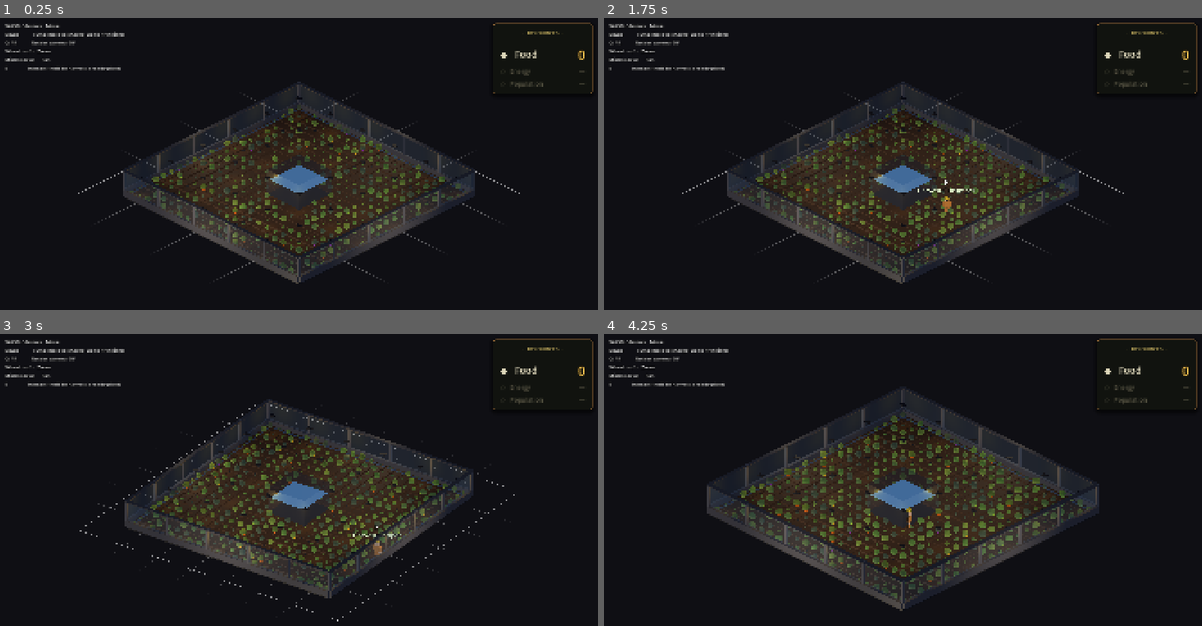
Above: before the commit, frames 1-4 (two rows, left to right).
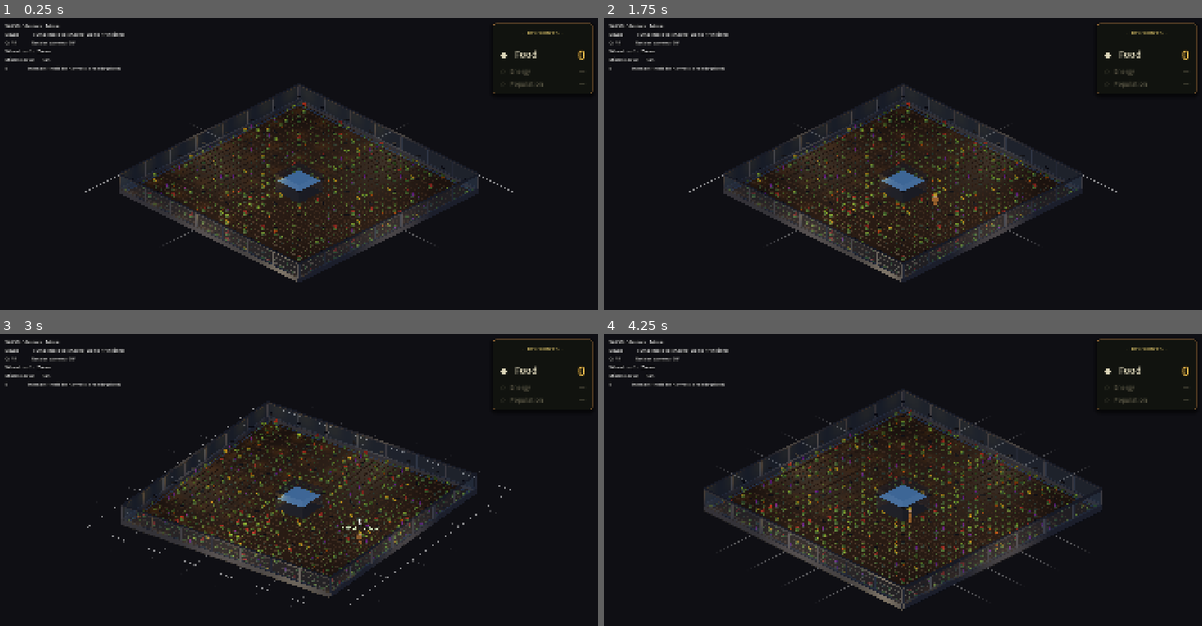
Above: after the commit, the same moments.

Repository: jaredclarkgay/space-tower-iso
Game: Godot game, scene res://scenes/iso_prototype/iso_prototype.tscn
Two runs of this game, one before a commit and one after it. Both use one fixed random seed, a clock stepped at 60 frames per second and the inputs below.
Inputs (mouse positions are in pixels of both pictures, inside the frame that each line leads up to):
- Up to frame 1 (0.25 s): no input
- Up to frame 2 (1.75 s): move the mouse to (1034, 166) at 0.52 s; hold D (move_right) 0.53-1.28 s; hold E (interact) 0.53-1.28 s; tap Space (jump) at 0.77, 1.52 s; tap Enter at 1.25 s; move the mouse to (783, 201) at 1.27 s; hold S (move_down) from 1.28 s (still down); tap Middle mouse button (camera_pan) at 1.35 s; tap E (interact) at 1.55 s
- Up to frame 3 (3 s): move the mouse to (358, 427) at 2.02 s; release S (move_down) at 2.03 s; hold D (move_right) 2.03-2.78 s; hold Q (camera_rotate_left) 2.03-2.78 s; tap E (interact) at 2.3 s; move the mouse to (269, 567) at 2.77 s; hold W (move_up) from 2.78 s (still down); tap R (camera_rotate_right) at 2.85 s
- Up to frame 4 (4.25 s): tap Space (jump) at 3.02, 3.5, 3.77 s; tap E (interact) at 3.05, 3.8 s; move the mouse to (1082, 550) at 3.52 s; release W (move_up) at 3.53 s; hold A (move_left) from 3.53 s (still down); hold Mouse wheel up (camera_zoom_in) from 3.53 s (still down)

The runs differ from the first frame. In frame 1, 8.2% of the frame differs, in the area x 13-87%, y 21-92%; in frame 2, 8.5%; in frame 3, 9.5%; in frame 4, 11%, in the area x 16-84%, y 18-95%.

Commit message:
fix(iso): tween crash, name as Cody GX-5, fruits visible, grid 30×30
Five operator notes.

1. Crash on robot arrival: Tween targeted "modulate:a" on a
   MeshInstance3D, but `modulate` is CanvasItem (2D) only — 3D meshes
   don't have it. Now fade via the StandardMaterial3D's albedo alpha
   and emission energy directly (parallel tweens; chained queue_free
   afterward).

2. Robot renamed Roomba → Cody GX-5 throughout: arrival banner title
   ("CODY GX-5"), interaction prompt ("Activate Cody"), and source
   docstring.

3. Robot harvest 3× faster. ROBOT_HARVEST_DURATION 2.5 → 0.83 s. Cody
   now polishes off plants at the cadence the operator wanted.

4. Player harvest gets a real beat. HARVEST_DURATION was 0.05 s — the
   bar barely flashed before the harvest completed. Bumped to 0.25 s
   so the bar visibly fills, then the +1 floater fires.

5. Fruits were buried inside the foliage sphere — colored vegetables
   weren't actually visible, only green. Two-part fix:
   - Stage-5 foliage shrunk: radius 0.28 → 0.20 (full radii series
     0.04, 0.08, 0.12, 0.16, 0.20).
   - Fruit positions raised so they sit ABOVE/OUTSIDE the foliage:
     tomatoes cluster on top at y=0.62-0.70, peppers stick up to y=0.55
     centre (top ~0.68), eggplant body centre y=0.62 with cap at 0.84,
     pumpkin sits offset to the side at (x+0.30, z+0.22) outside the
     foliage's horizontal extent, cucumbers stick up at y=0.55.

6. Floor grid 22×22 → 30×30. Operator: "expand by 2 pane-units; one
   unit = distance between window panes". With 6 panes per side a
   pane-unit was ~3.67 m, so +2 ≈ +7.3 m → +8 plots/side ≈ 30. Camera
   ortho default 30 → 40, max 36 → 50, min 6 → 8 to fit. Plot count
   ~884 (was ~468). Elevator stays 4×4 centred via the existing
   formula. Crossbars / extension grid auto-rebalance from
   FLOOR_3D_SIZE.

Verified: `godot --headless --quit-after 200` exits 0, no errors.

Co-Authored-By: Claude Opus 4.7 (1M context) <noreply@anthropic.com>

Diff:
--- a/autoloads/constants.gd
+++ b/autoloads/constants.gd
@@ -26,7 +26,7 @@
 # BLOCK_WIDTH/FLOOR_HEIGHT (above, 2D pixel values) are kept for sibling
 # parity but unused in the iso scene; iso geometry uses the GARDEN_* and
 # FLOOR_3D_* constants below.
-const GARDEN_GRID_SIZE := 22             # plots per side (operator: +2 on each axis)
+const GARDEN_GRID_SIZE := 30             # plots per side; operator: +2 pane-units → +8 plots/side
 const GARDEN_PLOT_SIZE := 1.0            # metres per plot
 const ELEVATOR_RADIUS := 2               # plot cells from grid center on each axis
 const FLOOR_3D_SIZE := float(GARDEN_GRID_SIZE) * GARDEN_PLOT_SIZE    # 20 m
@@ -48,9 +48,9 @@
 const CAMERA_YAW_DEG_INITIAL := 45.0    # Y rotation default
 const CAMERA_ROTATE_DURATION := 0.2     # seconds per 90° snap
 const CAMERA_DISTANCE := 20.0           # camera→pivot distance along its local frame
-const CAMERA_ORTHO_SIZE_DEFAULT := 30.0 # initial size (smaller = zoomed in); fits 22×22 floor
-const CAMERA_ORTHO_SIZE_MIN := 6.0
-const CAMERA_ORTHO_SIZE_MAX := 36.0
+const CAMERA_ORTHO_SIZE_DEFAULT := 40.0 # initial size (smaller = zoomed in); fits 30×30 floor
+const CAMERA_ORTHO_SIZE_MIN := 8.0
+const CAMERA_ORTHO_SIZE_MAX := 50.0
 const CAMERA_ZOOM_FACTOR := 0.9         # mouse wheel multiplier per tick
 
 # --- Player movement (3D) ---
@@ -73,7 +73,7 @@
 const GROWTH_TOTAL_DURATION := 30.0
 const GROWTH_STAGE_DURATION := GROWTH_TOTAL_DURATION / float(GROWTH_STAGE_COUNT)
 const POST_HARVEST_DURATION := 10.0
-const HARVEST_DURATION := 0.05            # was 0.5 — operator wanted 90% faster (near-instant)
+const HARVEST_DURATION := 0.25            # quick but the bar visibly plays — a real beat
 const HARVEST_RADIUS := 1.2
 const HARVEST_KNEEL_SCALE_Y := 0.55
 
@@ -122,7 +122,7 @@
 # plug in (override target plot, override pattern, etc.).
 const ROBOT_UNLOCK_THRESHOLD := 5         # food_count needed to unlock
 const ROBOT_SPEED := 2.0                  # m/s — slower than the player
-const ROBOT_HARVEST_DURATION := 2.5       # seconds at each plot
+const ROBOT_HARVEST_DURATION := 0.83      # seconds at each plot — operator: 3× faster (was 2.5)
 const ROBOT_CAPACITY := 10                # plots before pickup needed
 const ROBOT_INTERACT_RADIUS := 1.5        # m — player must be this close
 const ROBOT_REACH_DISTANCE := 0.7         # m — robot stops to harvest at this distance
--- a/scenes/iso_prototype/iso_floor.gd
+++ b/scenes/iso_prototype/iso_floor.gd
@@ -437,8 +437,10 @@
 
 
 func _stage_to_plant_radius(stage: int) -> float:
-	# Stages 1..5 → progressively larger foliage.
-	var radii := [0.05, 0.11, 0.17, 0.23, 0.28]
+	# Stages 1..5 → progressively larger foliage. Stage 5 capped at 0.20 so
+	# the fruit accents (positioned above and outside the sphere) actually
+	# read at iso distance instead of being engulfed by green leaves.
+	var radii := [0.04, 0.08, 0.12, 0.16, 0.20]
 	return radii[stage - 1]
 
 
@@ -450,7 +452,8 @@
 	var color: Color = plant_type.fruit_color
 	match plant_type.name:
 		"Tomato":
-			# Cluster of 3 small round red tomatoes spread around the foliage.
+			# Cluster of 3 small round red tomatoes sitting on top of the
+			# foliage so the red reads from iso angle.
 			for i in range(3):
 				var f := MeshInstance3D.new()
 				f.name = "Tomato"
@@ -460,13 +463,14 @@
 				f.mesh = m
 				f.material_override = _make_material(color)
 				var angle: float = float(i) * (TAU / 3.0) + 0.5
-				var dx: float = cos(angle) * 0.16
-				var dz: float = sin(angle) * 0.16
-				f.position = Vector3(x + dx, 0.44 + float(i) * 0.05, z + dz)
+				var dx: float = cos(angle) * 0.13
+				var dz: float = sin(angle) * 0.13
+				f.position = Vector3(x + dx, 0.62 + float(i) * 0.04, z + dz)
 				add_child(f)
 				fruits.append(f)
 		"Pepper":
-			# Two slim, vertically-elongated peppers hanging at the sides.
+			# Two slim, vertically-elongated peppers sticking up out of the
+			# foliage. Top of the pepper is well above the foliage crown.
 			for i in range(2):
 				var f := MeshInstance3D.new()
 				f.name = "Pepper"
@@ -477,14 +481,13 @@
 				f.scale = Vector3(1.0, 1.9, 1.0)
 				f.material_override = _make_material(color)
 				var sign_v: int = -1 if i == 0 else 1
-				f.position = Vector3(x + sign_v * 0.18, 0.36, z + 0.04)
+				f.position = Vector3(x + sign_v * 0.16, 0.55, z + 0.04)
 				add_child(f)
 				fruits.append(f)
 		"Eggplant":
-			# One vertical purple ellipsoid with a small green calyx on top.
-			# Bumped from radius 0.11 → 0.16 — at iso distance the previous
-			# size barely registered against the foliage and the field
-			# read as no-purple-anywhere.
+			# One tall vertical purple ellipsoid sticking up out of the
+			# foliage with a green calyx capping it. Much larger than the
+			# first pass so the purple registers across the field.
 			var body := MeshInstance3D.new()
 			body.name = "EggplantBody"
 			var bm := SphereMesh.new()
@@ -493,7 +496,7 @@
 			body.mesh = bm
 			body.scale = Vector3(0.7, 1.45, 0.7)
 			body.material_override = _make_material(color)
-			body.position = Vector3(x + 0.08, 0.40, z + 0.08)
+			body.position = Vector3(x + 0.05, 0.62, z + 0.05)
 			add_child(body)
 			fruits.append(body)
 			var cap := MeshInstance3D.new()
@@ -502,13 +505,13 @@
 			cm.size = Vector3(0.10, 0.05, 0.10)
 			cap.mesh = cm
 			cap.material_override = _make_material(Color(0.30, 0.50, 0.20))
-			cap.position = Vector3(x + 0.08, 0.60, z + 0.08)
+			cap.position = Vector3(x + 0.05, 0.84, z + 0.05)
 			add_child(cap)
 			fruits.append(cap)
 		"Pumpkin":
-			# One squashed orange sphere sitting on the soil. Smaller than the
-			# first pass — the previous 0.20-radius mesh dominated every
-			# pumpkin plot and made the whole field read as orange.
+			# One squashed orange sphere sitting on the soil OUTSIDE the
+			# foliage horizontally so the orange peeks out from beside the
+			# green ball, not under it.
 			var body := MeshInstance3D.new()
 			body.name = "PumpkinBody"
 			var bm := SphereMesh.new()
@@ -517,7 +520,7 @@
 			body.mesh = bm
 			body.scale = Vector3(1.0, 0.72, 1.0)
 			body.material_override = _make_material(color)
-			body.position = Vector3(x + 0.13, 0.27, z + 0.10)
+			body.position = Vector3(x + 0.30, 0.27, z + 0.22)
 			add_child(body)
 			fruits.append(body)
 			# Dark green stem on top.
@@ -529,11 +532,13 @@
 			sm.height = 0.08
 			stem.mesh = sm
 			stem.material_override = _make_material(Color(0.25, 0.40, 0.15))
-			stem.position = Vector3(x + 0.13, 0.39, z + 0.10)
+			stem.position = Vector3(x + 0.30, 0.39, z + 0.22)
 			add_child(stem)
 			fruits.append(stem)
 		"Cucumber":
-			# Two long thin green cylinders, tilted opposite directions.
+			# Two long thin green cylinders sticking up out of the foliage,
+			# tilted opposite directions. Top of each cylinder is above the
+			# foliage crown so the lime green is clearly visible.
 			for i in range(2):
 				var f := MeshInstance3D.new()
 				f.name = "Cucumber"
@@ -545,7 +550,7 @@
 				f.material_override = _make_material(color)
 				var sign_v: int = -1 if i == 0 else 1
 				f.rotation = Vector3(0, 0, deg_to_rad(22.0 * sign_v))
-				f.position = Vector3(x + sign_v * 0.18, 0.38, z - 0.04 * sign_v)
+				f.position = Vector3(x + sign_v * 0.16, 0.55, z - 0.05 * sign_v)
 				add_child(f)
 				fruits.append(f)
 	for f in fruits:
--- a/scenes/iso_prototype/iso_robot.gd
+++ b/scenes/iso_prototype/iso_robot.gd
@@ -1,6 +1,6 @@
 extends Node3D
 
-# Roomba MK1 — the player's first helper robot. State machine:
+# Cody GX-5 — the player's first helper robot. State machine:
 #
 #   OFFLINE              not yet earned (food_count < ROBOT_UNLOCK_THRESHOLD)
 #   AWAITING_ACTIVATION  parked beside the elevator, "Activate Roomba" prompt
@@ -92,7 +92,7 @@
 func get_interaction_label() -> String:
 	match _state:
 		State.AWAITING_ACTIVATION:
-			return "Activate Roomba"
+			return "Activate Cody"
 		State.FULL_AWAITING_PICKUP:
 			return "Collect %d Crops" % _capacity
 	return ""
@@ -175,10 +175,14 @@
 	col.position = Vector3(0, 3.0, 0)
 	get_parent().add_child(col)
 
+	# MeshInstance3D doesn't have `modulate` (that's CanvasItem); fade via
+	# the material's albedo alpha and emission energy directly.
 	var tween := create_tween()
 	tween.tween_interval(2.6)
-	tween.tween_property(col, "modulate:a", 0.0, 1.0)
-	tween.tween_callback(col.queue_free)
+	tween.set_parallel(true)
+	tween.tween_property(mat, "albedo_color:a", 0.0, 1.0)
+	tween.tween_property(mat, "emission_energy_multiplier", 0.0, 1.0)
+	tween.chain().tween_callback(col.queue_free)
 
 
 # Two-line on-screen banner: title (gold) + subtitle (cream). Fades in for
@@ -197,7 +201,7 @@
 	_hud.add_child(banner)
 
 	var title := Label.new()
-	title.text = "ROOMBA MK1"
+	title.text = "CODY GX-5"
 	title.horizontal_alignment = HORIZONTAL_ALIGNMENT_CENTER
 	title.set_anchors_preset(Control.PRESET_TOP_WIDE)
 	title.offset_top = 0
